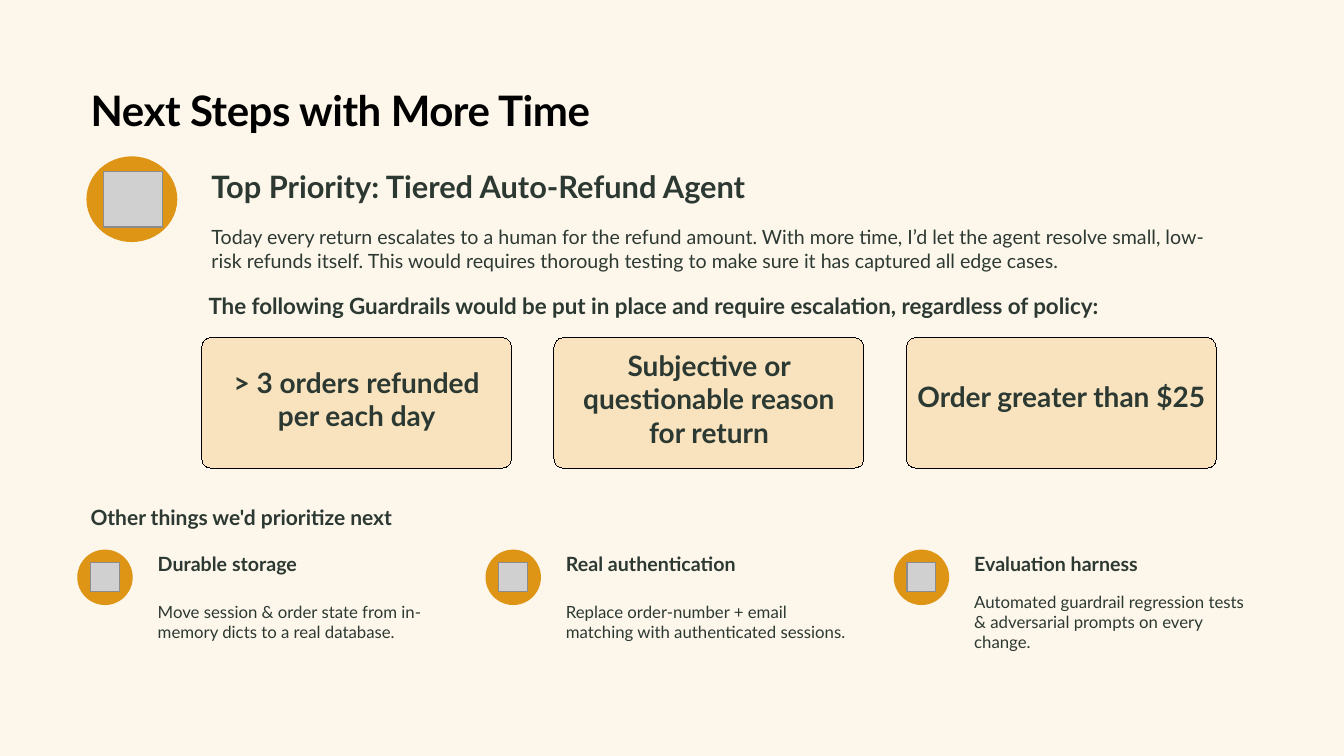
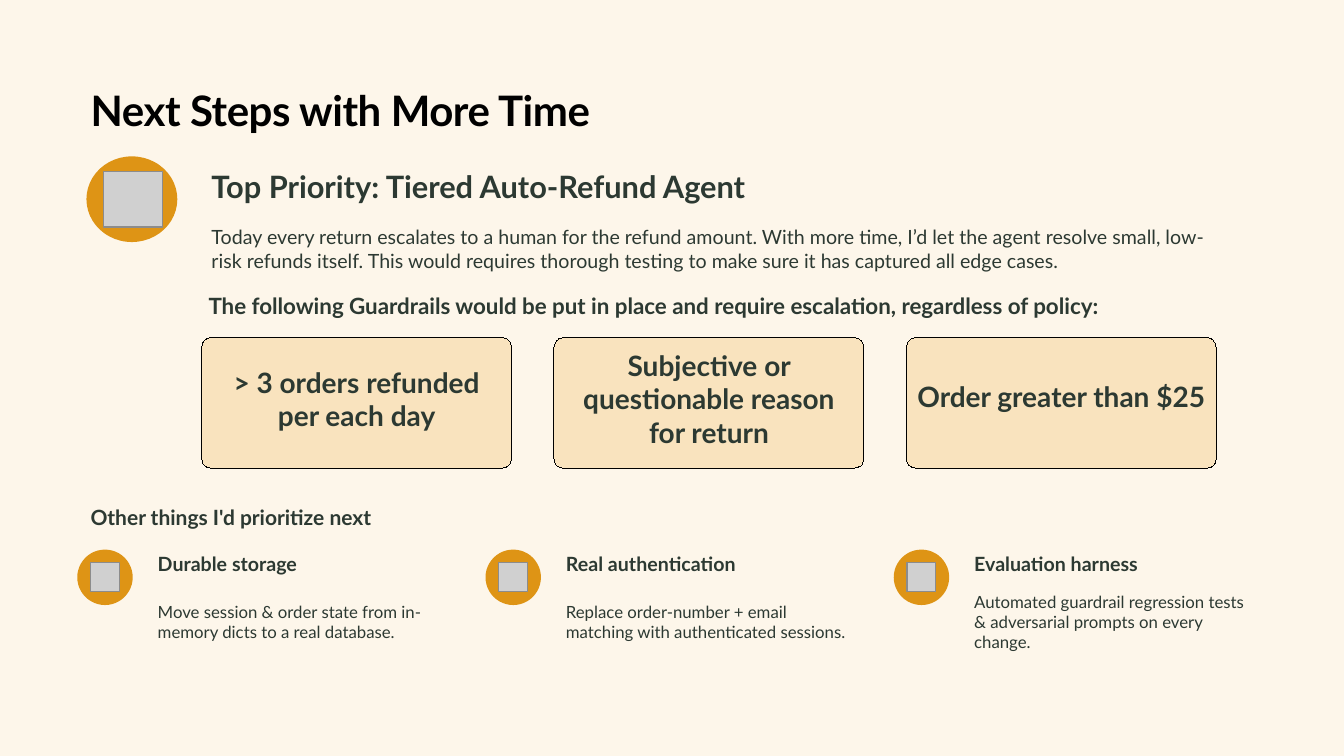
Before and after one commit to BalramPrasad98/BooklyApplication, a slide deck: slide 7 of Bookly_Solution_Pitch.pptx (slide 6 before the commit). Drawn at 1344x756 pixels with LibreOffice and Linux fonts; fonts in the diff are those of the drawing; grey boxes stand for pictures. Boxes give left, top, right and bottom in pixels: in the first picture for what was removed or moved away, otherwise in the second. Text is boxed around its words. In the diff, an @@ line names an element or a change of style, - is before the commit and + after.

```diff
--- a/Bookly_Solution_Pitch.pptx
+++ b/Bookly_Solution_Pitch.pptx
@@ text at (91,509,372,529): text changed @@
-Other things we'd prioritize next
+Other things I'd prioritize next
```
Also in this commit, not shown: 2 other slides changed, 1 slide added.
